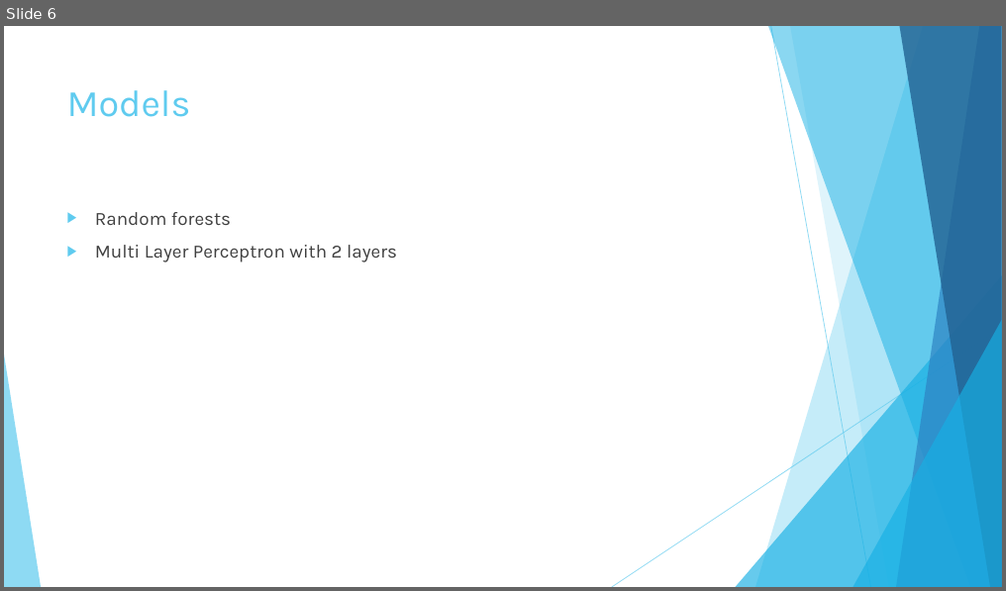
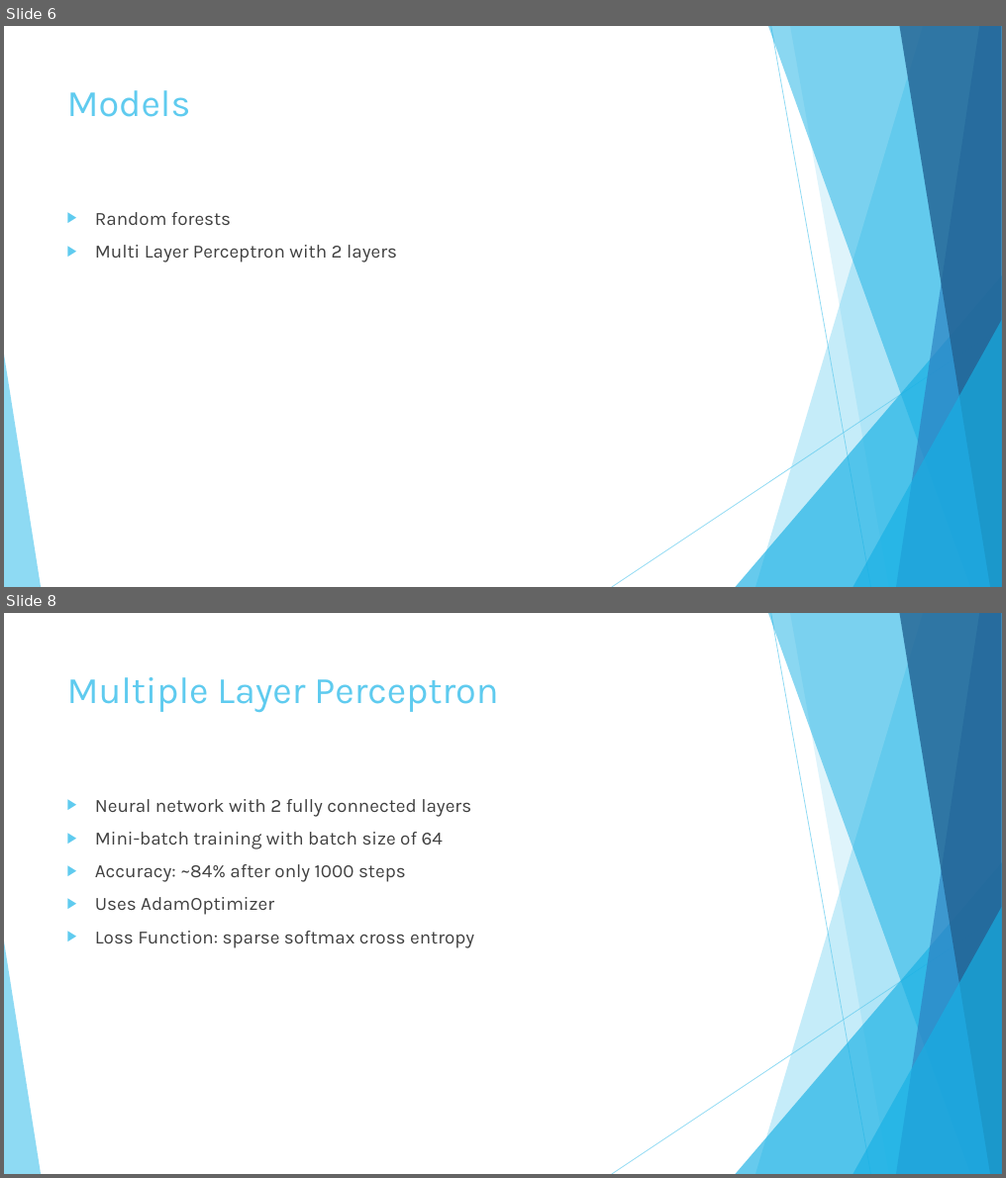
Before and after one commit to andreistirb/textmining, a slide deck: text_classification.pptx. Shown one above the other, each under a label of ours: slide 6 before the commit, slides 6 and 8 after it; the slides between them are not shown. The pictures are 1006x591 and 1006x1178 pixels, drawn with LibreOffice and Linux fonts; fonts in the diff are those of the drawing. Boxes give left, top, right and bottom in pixels: in the first picture for what was removed or moved away, otherwise in the second. Text is boxed around its words. In the diff, an @@ line names an element or a change of style, - is before the commit and + after.

```diff
--- a/text_classification.pptx
+++ b/text_classification.pptx
@@ slide 8 added at (x1=4, y1=613, x2=1002, y2=1174), background #FFFFFF; not listed: 10 template elements that a slide beside it also shows @@
@@ title added at (x1=67, y1=677, x2=498, y2=712), 36 pt, text #5FCBEF @@
+Multiple Layer Perceptron
@@ text added at (x1=95, y1=799, x2=474, y2=949), 18 pt, text #404040 @@
+▶ Neural network with 2 fully connected layers
+▶ Mini-batch training with batch size of 64
+▶ Accuracy: ~84% after only 1000 steps
+▶ Uses AdamOptimizer
+▶ Loss Function: sparse softmax cross entropy
```
Also in this commit, not shown: 2 slides changed, 1 other slide added, 4 other files.
